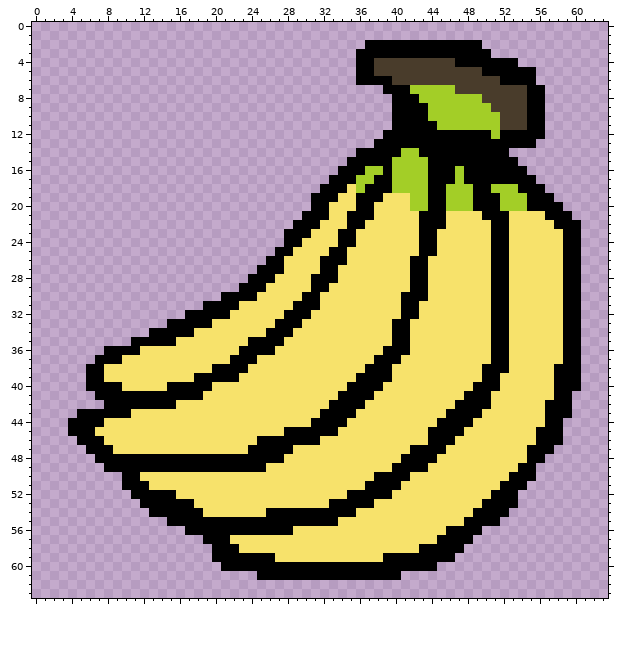
Edited in one commit: pixel-art sprite (src/main/java/Environment/FoodImages/banana.png). That is the earlier state.
The file is 64x64 pixels.
Once edited:
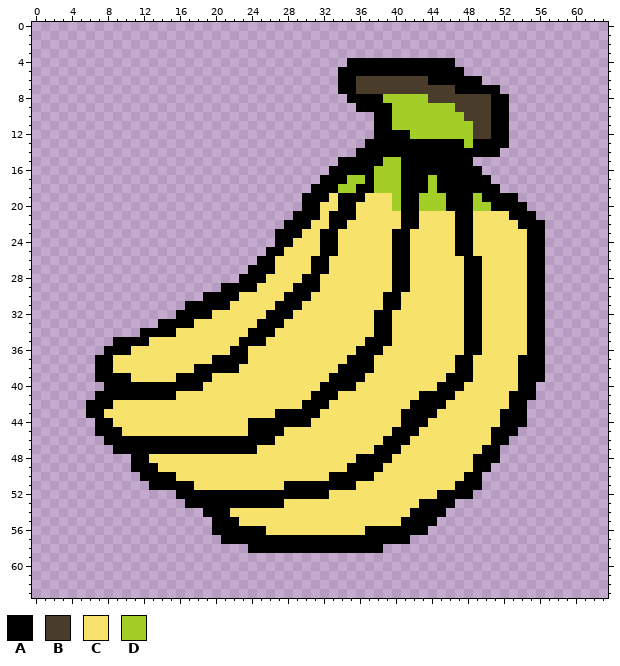
Palette (. is transparent): A #000000  B #493c2b  C #f7e26b  D #a3ce27
Change:
Changed rows in their new state; - is an unchanged pixel.
first column x 4:
 2 ---------------------------------.............-----------
 3 --------------------------------...............----------
 4 -------------------------------A--AAAAAAAAA.......-------
 5 ------------------------------AA--AAAAAAAAAA........-----
 6 ------------------------------AABBBB----AAAAAA......-----
 7 ------------------------------AABBBBBBBBBBBAAAAA.....----
 8 -------------------------------AAAADDDD-BBBBBB-AA....----
 9 --------------------------------AAAADDDD---BBBBAA....----
10 ----------------------------------AADDDD----BBBAA....----
11 ----------------------------------AADDDDD----BBAA....----
12 ----------------------------------A---DDDDDDDBBA-....----
13 ---------------------------------A----------D----...-----
14 -------------------------------------AA---------.--------
15 ------------------------------A----D-AAA-----.....-------
16 -----------------------------A---A-D-AAA---A--.....------
17 ----------------------------A--D-ADD-AAAD--A---.....-----
18 ---------------------------A--DDA-DD-AAAD-AAA--A.....----
19 --------------------------A--CAA-CC-DAA-DDAAAD--AA....---
20 --------------------------A-C-AACC--DAA-DDAAADD-AAA....--
21 -------------------------A--CAA-CC---AACCC-AA-CCCAAA....-
22 ------------------------A--C-AACC----AACCC-AA--CC-AAA....
23 -----------------------A--C-AACC----AA-CC--AA--CC--AA....
24 -----------------------A-C--AACC----AA-CC--AA--CC--AA....
25 ----------------------A-C---A-C-----AA-CC--AA--CC--AA....
26 ---------------------A-C---A-CC-----AACC----AA-CC--AA....
27 --------------------A--C---A-C------AACC----AA-CC--AA....
28 -------------------A--C---A-CC------AACC----AA-CC--AA....
29 -----------------AA--C---AA-C-------AACC----AA-CC--AA....
30 ---------------AA--CC---AA-C-------AACCC----AA-CC--AA....
31 -------------AA---C----AA-CC-------AACC-----AA-CC--AA....
32 ------------A---CC----AA-CC-------AA-CC-----AA-CC--AA....
33 ----------A---CC-----AA-CC--------AACC------AA-CC--AA....
34 --------A---CC------AA-CC---------AACC------AA-CC--AA....
35 -----AA--CCC-------A--CC---------AAACC------AA-CC--AA....
36 -------C----------A-CCC---------AAACCC------AA-CC--AA....
37 -----C----------AA--C----------AAACCC------AA--CC-AAA....
38 --.-A---------AA---C----------AAA-CC-------AA-CCC-AAA....
39 --.-AAA-----AA--CCC----------AAA-CCC------AAA-CC--AAA....
40 --..--AAAAA----C------------AAA-CCC------AAA-CCC--AA.....
41 ------------CCC------------AAACCCC-----AAAA-CCC--AAA....-
42 --AA-CCCCCCC--------------AAACCCC-----AAAA-CCCC--AA.....-
43 -.--CCC----------------AAAAACCCC-----AAAA-CCCC--AAA.....-
44 ...-A---------------AAAAAAACCCC------AAA-CCCC---AAA....--
45 ...AAA--------------AAAACCCCCC------AAA-CCCC---AAA.....--
46 -...AAAAAAAAAAAAAAAAA--CCCCC-------AAA--CCC----AA......--
47 --...AAAAAAAAAAAAAAA-CCCC---------AAA-CCCC----AA......---
48 ---....--CCCCCCCCCCCCCCC--------AAAA-CCCC----AAA.....----
49 ----...---CCCCCCCCCCCC---------AAAA-CCCC-----AA.....-----
50 ------..AAAA-----------------AAAAACCCC------AA......-----
51 ------...AAAAA----------AAAAAAAA-CCCC------AAA.....------
52 -------.....AAAAAAAAAAAAAAAAA--CCCCC-----AAAA.....-------
53 --------.....-AAAAAAAAAA-----CCCCC-----AAAA.......-------
54 ---------......AAA----CCCCCCCCCC------AAAA.......--------
55 -----------.....---CCCCCCCCCCC-------AAAA.......---------
56 -------------...------CCC--------AAAAAAA......-----------
57 ---------------..-AAAAAAAAAAAAAAAAAAAA.......------------
58 ----------------....AAAAAAAAAAAAAAA.........-------------
59 ----------------...........................--------------
60 -----------------........................----------------
61 ---------------------................--------------------
